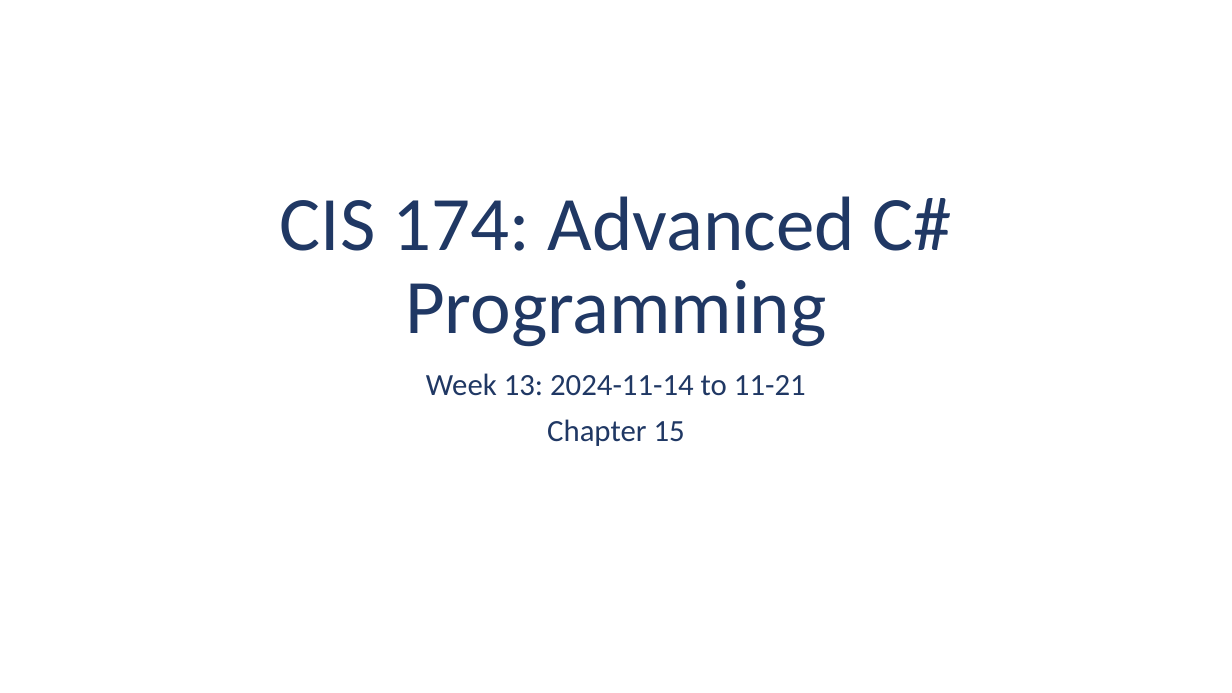
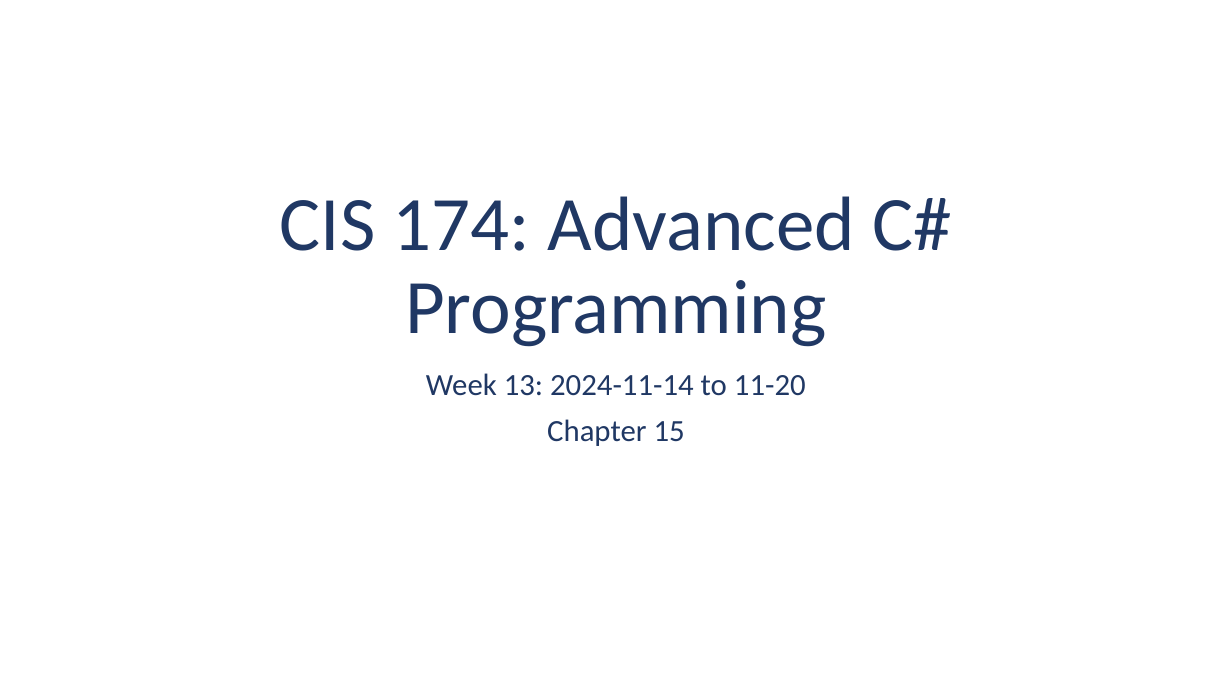
Before and after one commit to ehennis/CIS174, a slide deck: slide 1 of 2024-FALL/Week13.pptx. Drawn at 1232x693 pixels with LibreOffice and Linux fonts; fonts in the diff are those of the drawing. Boxes give left, top, right and bottom in pixels: in the first picture for what was removed or moved away, otherwise in the second. Text is boxed around its words. In the diff, an @@ line names an element or a change of style, - is before the commit and + after.

Commit message:
Updated dates.

```diff
--- a/2024-FALL/Week13.pptx
+++ b/2024-FALL/Week13.pptx
@@ subtitle at [426, 373, 806, 396]: text changed @@
-Week 13: 2024-11-14 to 11-21
+Week 13: 2024-11-14 to 11-20
```
